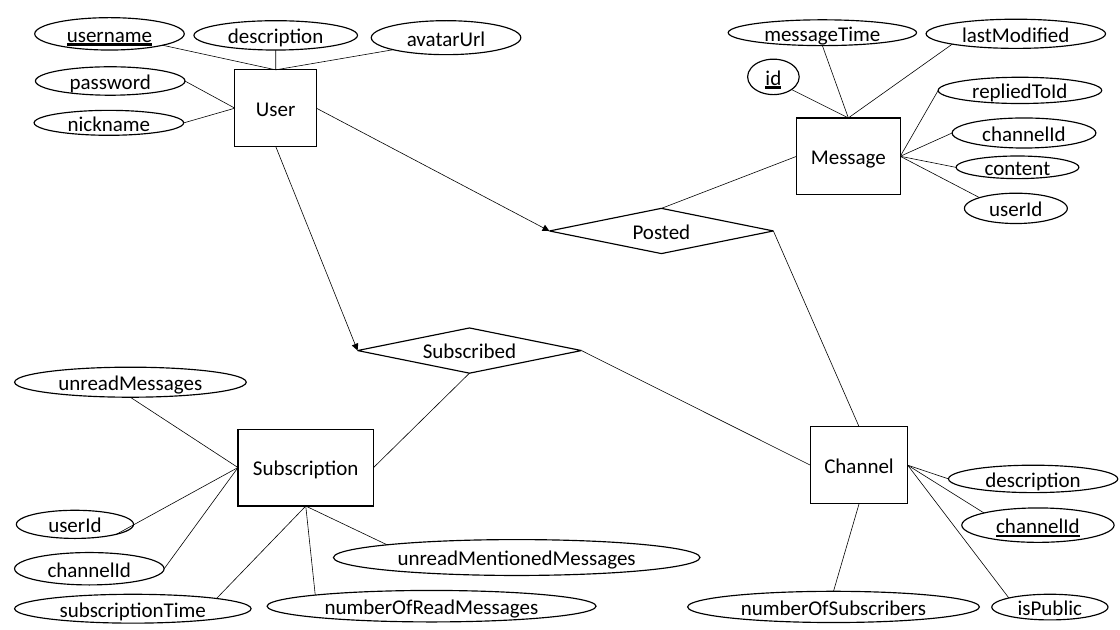
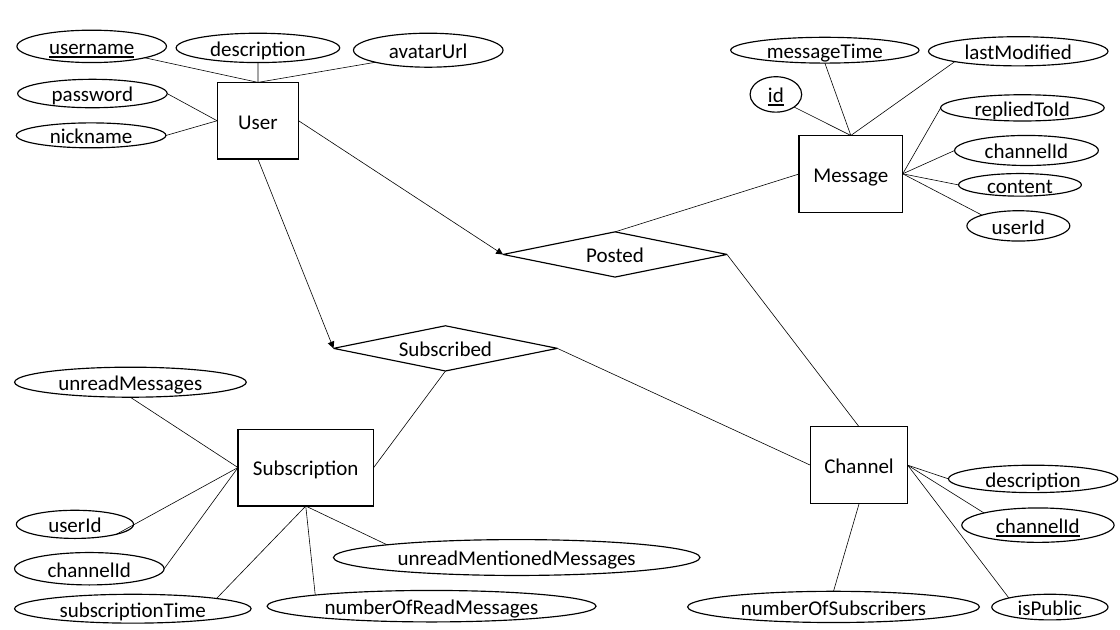
Before and after one commit to louiscyphre/webapp-otc, a slide deck: slide 1 of ERDdiagram.ppt. Drawn at 1120x630 pixels with LibreOffice and Linux fonts; fonts in the diff are those of the drawing. Boxes give left, top, right and bottom in pixels: in the first picture for what was removed or moved away, otherwise in the second. Text is boxed around its words. In the diff, an @@ line names an element or a change of style, - is before the commit and + after.

```diff
--- a/ERDdiagram.ppt
+++ b/ERDdiagram.ppt
@@ rectangle "User": place and size @@
-rectangle "User" at [235, 70, 317, 146]
+rectangle "User" at [217, 82, 299, 159]
@@ 2 ellipses, 2 lines: place and size @@
-2 ellipses, 2 lines at [34, 18, 393, 96]
+2 ellipses, 2 lines at [17, 30, 375, 107]
@@ 2 ellipses, 1 line: place and size @@
-2 ellipses, 1 line at [822, 45, 1102, 223]
+2 ellipses, 1 line at [824, 63, 1104, 241]
@@ line moved from (185, 81) - (235, 108) to (167, 93) - (217, 121) @@
@@ 2 lines, 1 ellipse, 1 rectangle: place and size @@
-2 lines, 1 ellipse, 1 rectangle at [728, 20, 952, 194]
+2 lines, 1 ellipse, 1 rectangle at [730, 37, 955, 212]
@@ 2 ellipses, 2 lines: place and size @@
-2 ellipses, 2 lines at [747, 59, 1096, 156]
+2 ellipses, 2 lines at [750, 76, 1098, 174]
@@ 3 ellipses, 2 lines: place and size @@
-3 ellipses, 2 lines at [34, 21, 521, 135]
+3 ellipses, 2 lines at [16, 34, 503, 148]
@@ arrow moved from (317, 108) - (549, 231) to (299, 121) - (503, 254) @@
@@ arrow moved from (275, 146) - (358, 350) to (258, 159) - (333, 348) @@
@@ line moved from (662, 208) - (796, 156) to (615, 232) - (798, 174) @@
@@ 2 ellipses, 2 lines: place and size @@
-2 ellipses, 2 lines at [900, 19, 1106, 197]
+2 ellipses, 2 lines at [903, 37, 1108, 215]
@@ diamond "Posted": place and size @@
-diamond "Posted" at [549, 208, 773, 254]
+diamond "Posted" at [503, 232, 727, 277]
@@ line moved from (773, 231) - (859, 427) to (727, 254) - (859, 427) @@
@@ diamond "Subscribed": place and size @@
-diamond "Subscribed" at [358, 327, 582, 373]
+diamond "Subscribed" at [333, 326, 557, 371]
@@ line moved from (581, 350) - (810, 465) to (557, 348) - (810, 465) @@
@@ line moved from (469, 373) - (374, 468) to (445, 371) - (374, 468) @@
```
Also in this commit, not shown: 1 slide added, 1 other file.
